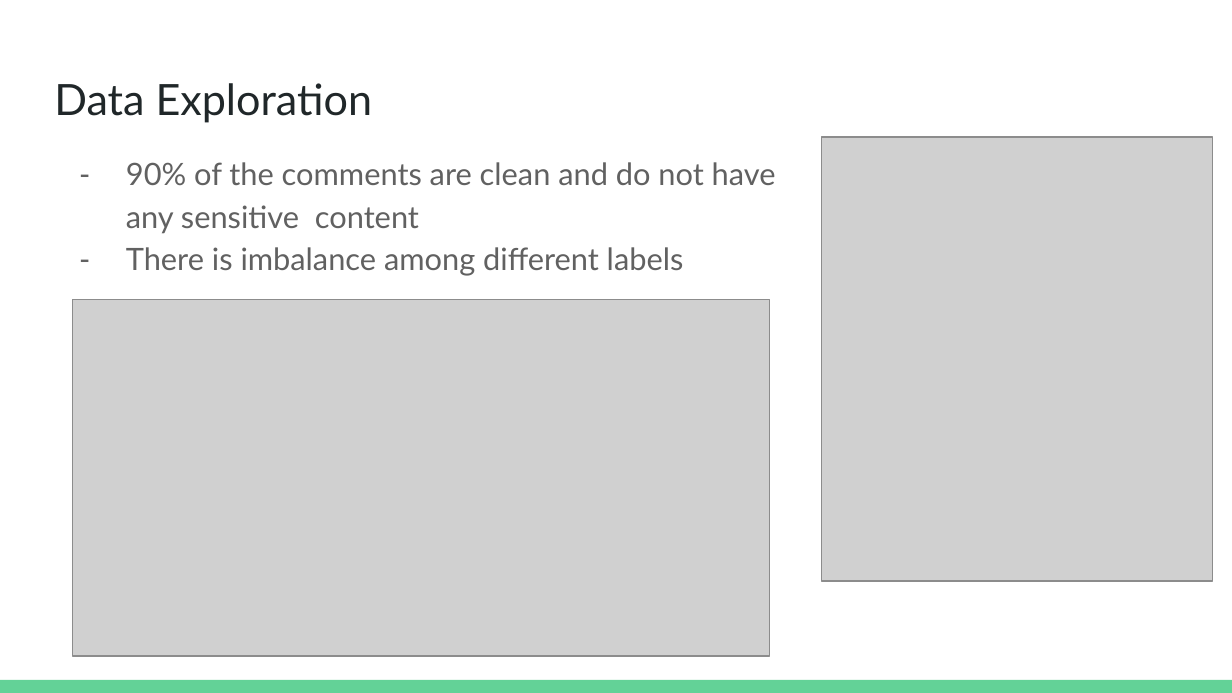
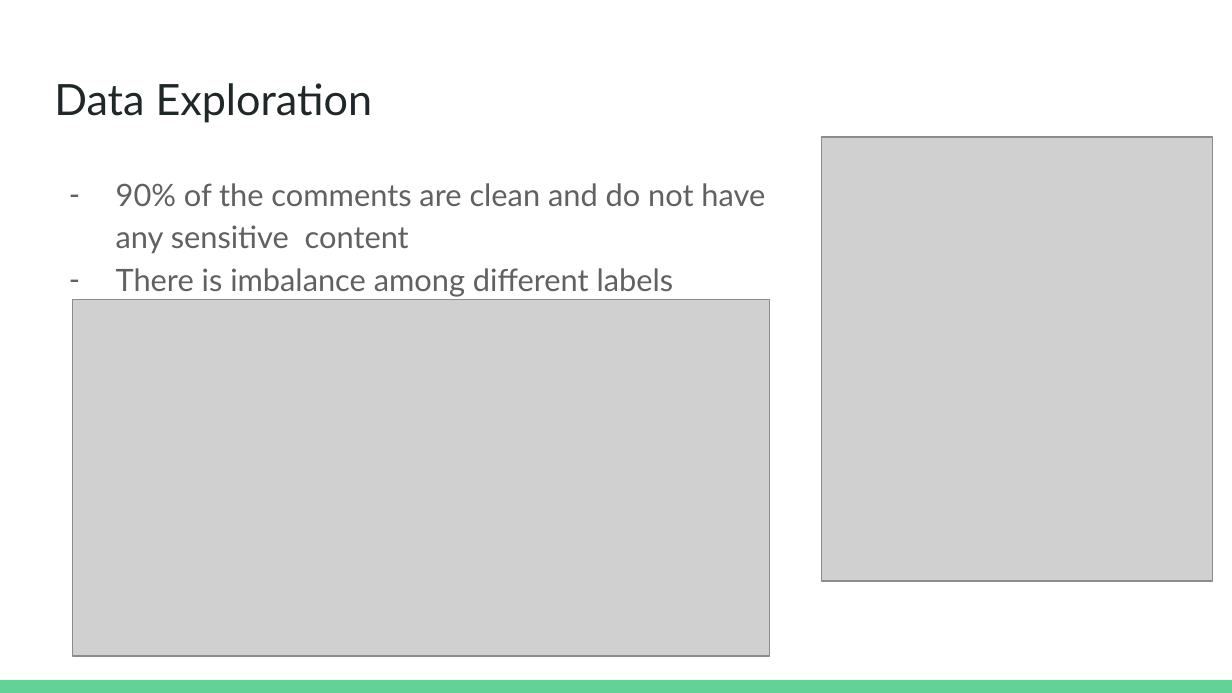
Before and after one commit to melvin-vellera/identifying-sensitive-content, a slide deck: slide 3 of Identifying Sensitive Content.pptx. Drawn at 1232x693 pixels with LibreOffice and Linux fonts; fonts in the diff are those of the drawing; grey boxes stand for pictures; background and template pictures are left out. Boxes give left, top, right and bottom in pixels: in the first picture for what was removed or moved away, otherwise in the second. Text is boxed around its words. In the diff, an @@ line names an element or a change of style, - is before the commit and + after.

```diff
--- a/Identifying Sensitive Content.pptx
+++ b/Identifying Sensitive Content.pptx
@@ text "90% of the comments are ..." moved from (x1=126, y1=162, x2=776, y2=276) to (x1=116, y1=183, x2=765, y2=297) @@
```
Also in this commit, not shown: 4 other slides changed.
